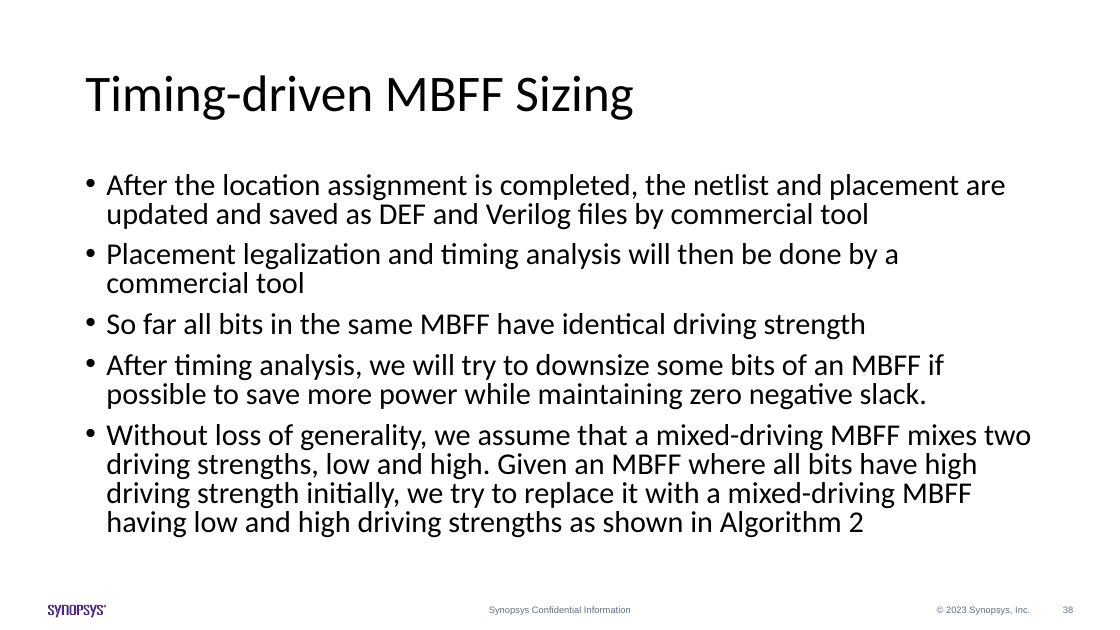
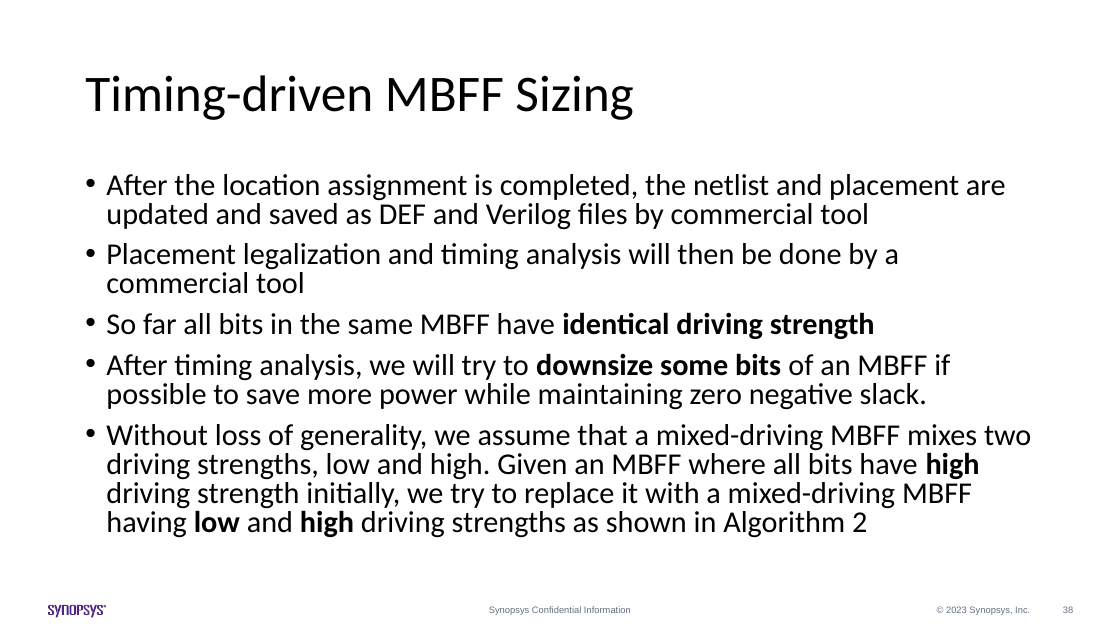
Before and after one commit to Pacific-Feng-Studuies/Studied-Papers, a slide deck: slide 39 of Synopsys Intern/Generation of Mixed-Driving Multi-Bit Flip-Flops for Power/Generation of Mixed-Driving Multi-Bit Flip-Flops for Power.pptx. Drawn at 1120x630 pixels with LibreOffice and Linux fonts; fonts in the diff are those of the drawing. Boxes give left, top, right and bottom in pixels: in the first picture for what was removed or moved away, otherwise in the second. Text is boxed around its words. In the diff, an @@ line names an element or a change of style, - is before the commit and + after.

Commit message:
2023/06/20

```diff
--- a/Synopsys Intern/Generation of Mixed-Driving Multi-Bit Flip-Flops for Power/Generation of Mixed-Driving Multi-Bit Flip-Flops for Power.pptx
+++ b/Synopsys Intern/Generation of Mixed-Driving Multi-Bit Flip-Flops for Power/Generation of Mixed-Driving Multi-Bit Flip-Flops for Power.pptx
@@ text at [106,312,1031,538]: bold on in "identical driving strength", "downsize some bits", "high low high" @@
```
Also in this commit, not shown: 2 other slides changed.
